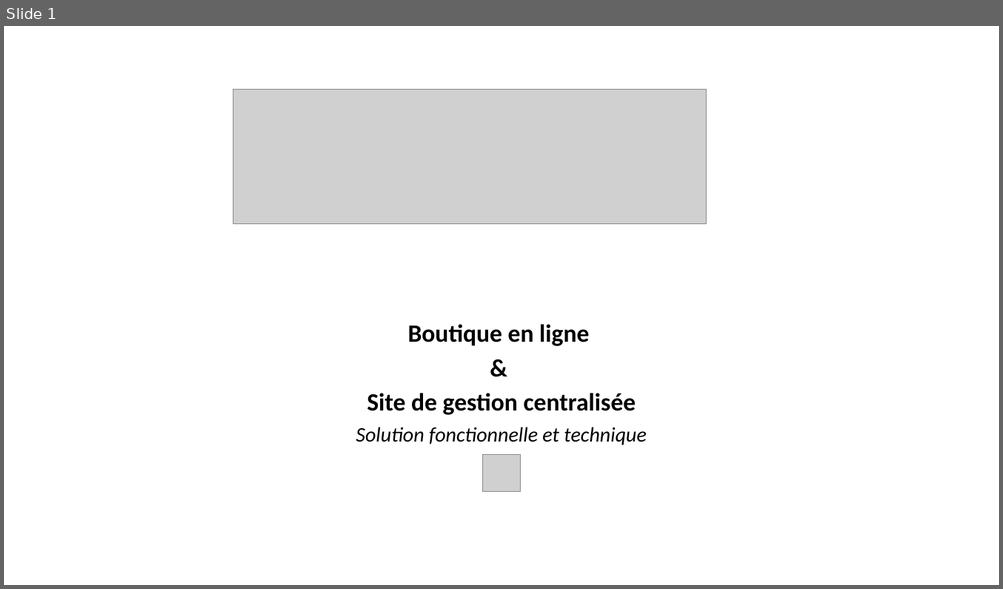
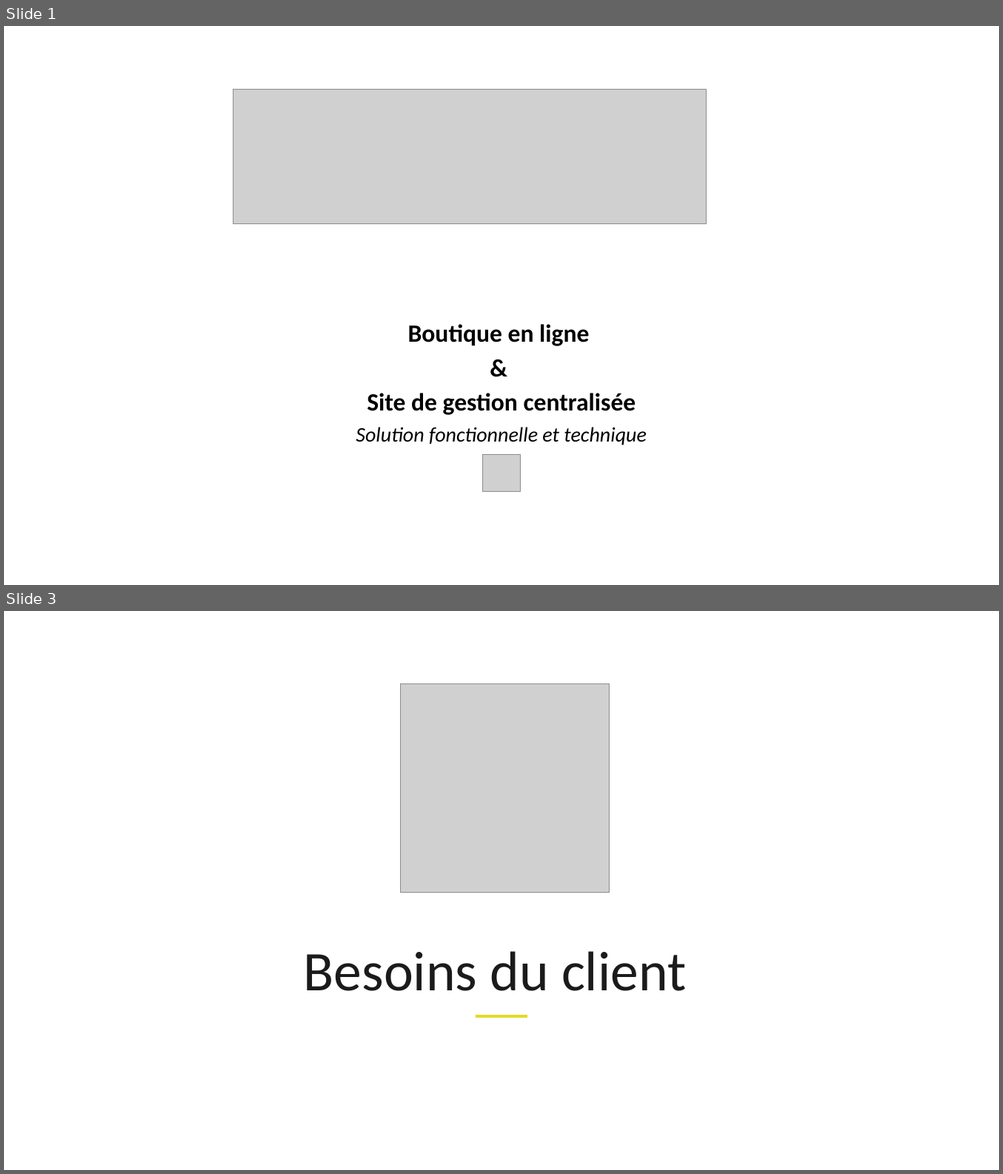
Before and after one commit to StephenAOGOLO/P4_Analysez_les_besoins, a slide deck: Projet_4_Solution_fonctionnelle_et_technique.pptx. Shown one above the other, each under a label of ours: slide 1 before the commit, slides 1 and 3 after it; the slides between them are not shown. The pictures are 1003x589 and 1003x1174 pixels, drawn with LibreOffice and Linux fonts; fonts in the diff are those of the drawing; grey boxes stand for pictures. Boxes give left, top, right and bottom in pixels: in the first picture for what was removed or moved away, otherwise in the second. Text is boxed around its words. In the diff, an @@ line names an element or a change of style, - is before the commit and + after.

```diff
--- a/Projet_4_Solution_fonctionnelle_et_technique.pptx
+++ b/Projet_4_Solution_fonctionnelle_et_technique.pptx
@@ slide 3 added at box(4, 611, 999, 1170), background #FFFFFF @@
@@ picture added at box(401, 684, 610, 893) @@
@@ title added at box(304, 951, 686, 991), 54 pt, text #1B1B1B @@
+Besoins du client
@@ line added from (475, 1017) to (528, 1017), #E4D928 2.25 pt @@
```
Also in this commit, not shown: 1 slide changed, 16 other slides added.
